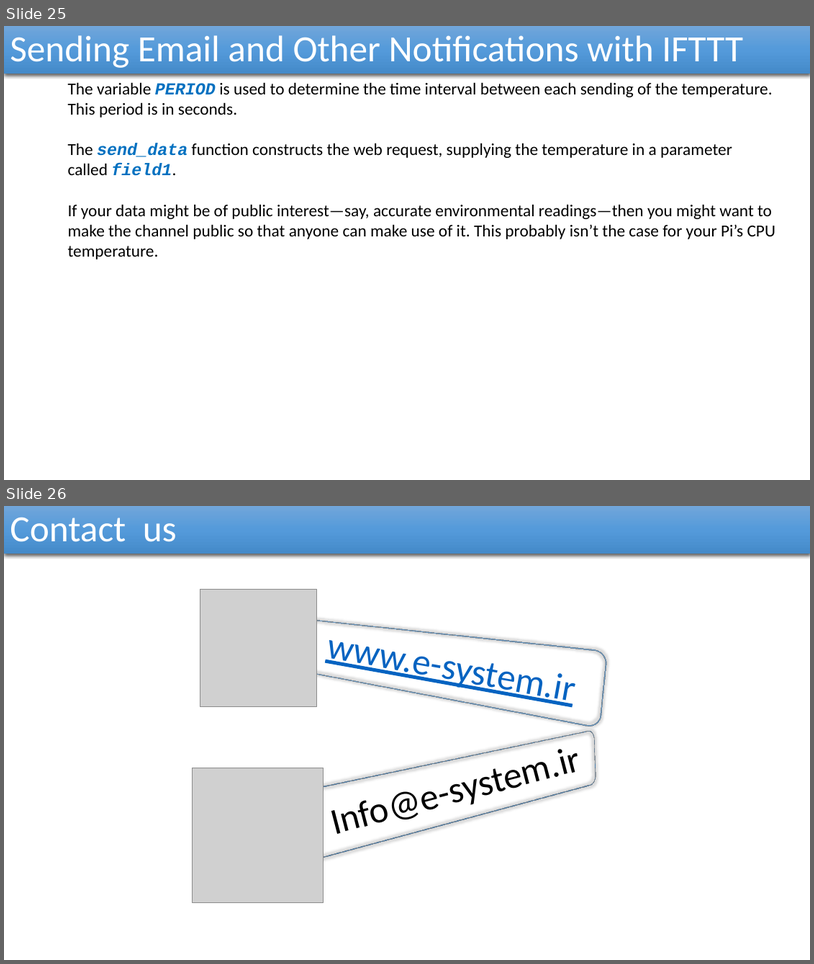
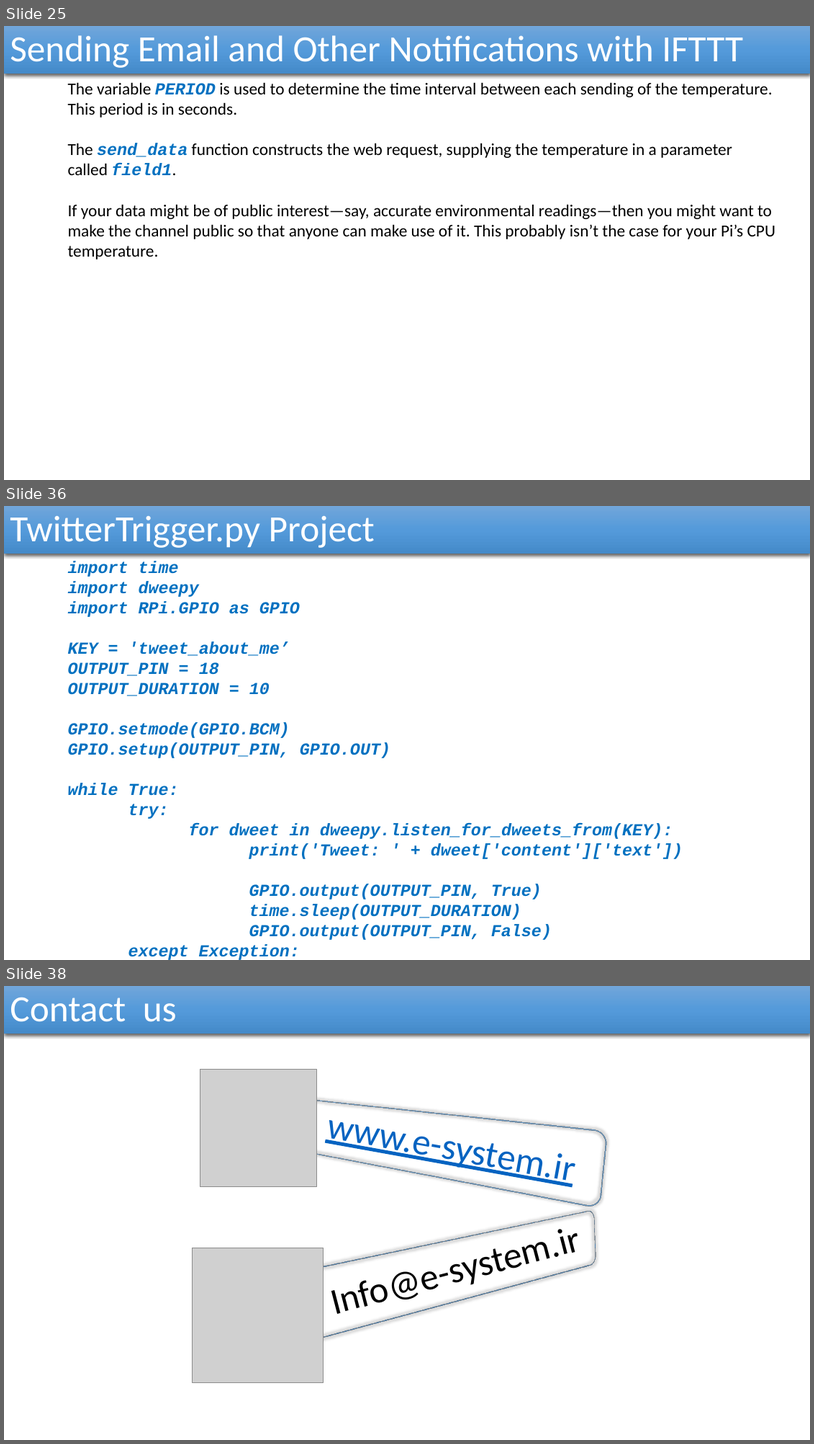
Before and after one commit to reza-arjmandi/rpi-course, a slide deck: session6/presentation/Internet Of Things.pptx. Shown one above the other, each under a label of ours: slides 25 and 26 before the commit, slides 25, 36 and 38 after it; the slides between them are not shown. The pictures are 814x964 and 814x1444 pixels, drawn with LibreOffice and Linux fonts; fonts in the diff are those of the drawing; grey boxes stand for pictures. Boxes give left, top, right and bottom in pixels: in the first picture for what was removed or moved away, otherwise in the second. Text is boxed around its words. In the diff, an @@ line names an element or a change of style, - is before the commit and + after.

Commit message:
update session 6 presentation file
add new IOT project

```diff
--- a/session6/presentation/Internet Of Things.pptx
+++ b/session6/presentation/Internet Of Things.pptx
@@ slide 36 added at box(4, 506, 810, 960), background #FFFFFF @@
@@ rectangle added at box(4, 506, 810, 554), fill gradient #71A6DB to #559BDB to #448ACA, 44 pt, text #FFFFFF @@
+TwitterTrigger.py Project
@@ text added at box(68, 561, 683, 960), 20 pt, text #0070C0, bold, italic @@
+  import time
+  import dweepy
+  import RPi.GPIO as GPIO
+  KEY = 'tweet_about_me’
+  OUTPUT_PIN = 18
+  OUTPUT_DURATION = 10
+  GPIO.setmode(GPIO.BCM)
+  GPIO.setup(OUTPUT_PIN, GPIO.OUT)
+  while True:
+  try:
+  for dweet in dweepy.listen_for_dweets_from(KEY):
+  print('Tweet: ' + dweet['content']['text'])
+  GPIO.output(OUTPUT_PIN, True)
+  time.sleep(OUTPUT_DURATION)
+  GPIO.output(OUTPUT_PIN, False)
+  except Exception:
+  pass
@@ what was slide 26 is now slide 38 @@
```
Also in this commit, not shown: 11 other slides added.
